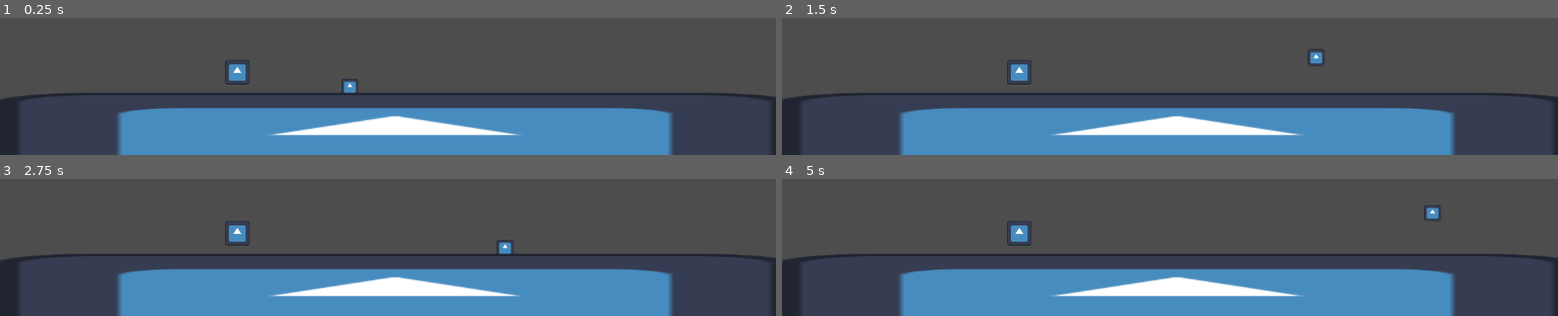
Above: before the commit, frames 1-4 (two rows, left to right).
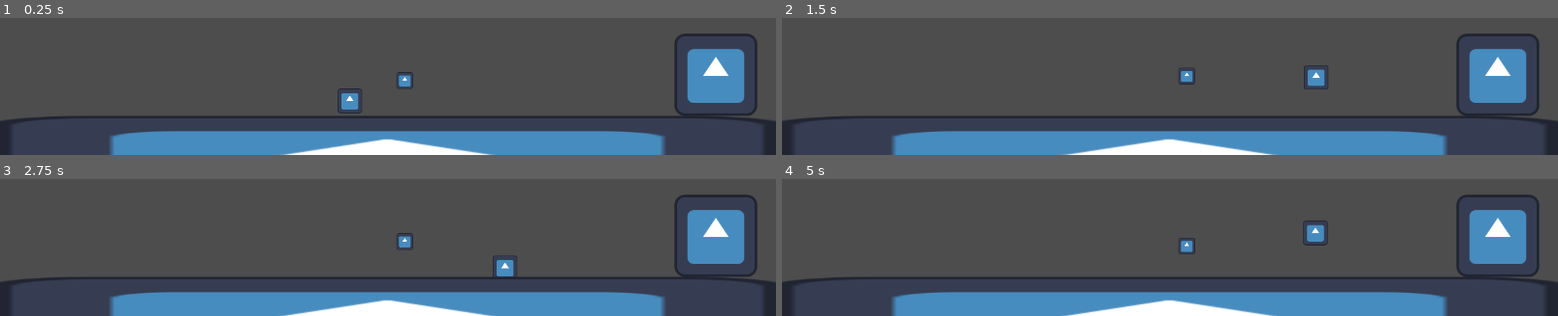
Above: after the commit, the same moments.

Repository: Kapioga/Gopher-Goble
Game: Godot game, scene res://Scenes/Game_Main.tscn
Two runs of this game, one before a commit and one after it. Both use one fixed random seed, a clock stepped at 60 frames per second and the inputs below. The engine's default icon, where the game draws it, is replaced by a stand-in: a white triangle on a blue panel in a dark square.
Inputs:
- Up to frame 1 (0.25 s): no input
- Up to frame 2 (1.5 s): tap Enter (ui_accept) at 0.5, 0.6, 0.77, 1.07, 1.35 s; hold Right (Right) from 0.53 s (still down)
- Up to frame 3 (2.75 s): tap Enter (ui_accept) at 1.52, 1.82, 2.1 s; release Right (Right) at 2.03 s; hold Left (Left) from 2.03 s (still down)
- Up to frame 4 (5 s): release Left (Left) at 2.78 s; hold Right (Right) 2.78-4.28 s; tap Enter (ui_accept) at 2.85, 3.02, 3.32, 3.6, 3.77, 4.07, 4.35, 4.52, 4.82 s; hold Left (Left) from 4.28 s (still down)

The runs differ from the first frame. In frame 1, 23% of the frame differs, in the area x 0-100%, y 11-100%; in frame 2, 23%; in frame 3, 23%; in frame 4, 23%.

Commit message:
Added Gopher to scene

Diff:
--- a/Player.gd
+++ /dev/null
@@ -1,41 +0,0 @@
-extends CharacterBody2D
-
-@onready var collision_shape_2d = $CollisionShape2D
-
-const SPEED = 300.0
-const JUMP_VELOCITY = -400.0
-
-# Get the gravity from the project settings to be synced with RigidBody nodes.
-var gravity = ProjectSettings.get_setting("physics/2d/default_gravity")
-
-
-func _physics_process(delta):
-	gravity_check(delta)
-	jump()
-	controls_dir()
-	crouch()
-
-	move_and_slide()
-
-func gravity_check(delta):
-	if not is_on_floor():
-		velocity.y += gravity * delta
-
-func controls_dir():
-	var direction = Input.get_axis("Left", "Right")
-	if direction:
-		velocity.x = direction * SPEED
-	else:
-		velocity.x = move_toward(velocity.x, 0, SPEED)
-
-func jump():
-	if Input.is_action_just_pressed("ui_accept") and is_on_floor():
-		velocity.y = JUMP_VELOCITY
-
-func crouch():
-	if Input.is_action_just_pressed("Down") and is_on_floor():
-		collision_shape_2d.scale.y = 0.2
-		collision_shape_2d.position.y = -5
-	elif Input.is_action_just_released("Down") and is_on_floor():
-		collision_shape_2d.scale.y = 1
-		collision_shape_2d.position.y = 0
--- a/Scenes/Game_Main.tscn
+++ b/Scenes/Game_Main.tscn
@@ -1,17 +1,20 @@
 [gd_scene load_steps=5 format=3 uid="uid://cu6ok5yyteb2j"]
 
-[ext_resource type="Script" path="res://Scripts/Game_Main.gd" id="1_kcthu"]
 [ext_resource type="PackedScene" uid="uid://ba3pp6fceq343" path="res://Scenes/Player.tscn" id="2_rhvfy"]
+[ext_resource type="PackedScene" uid="uid://bnxg1bnc0uwse" path="res://Scenes/Vegetable.tscn" id="3_1isrd"]
 [ext_resource type="PackedScene" uid="uid://caqqaot1qaopc" path="res://Scenes/Platform.tscn" id="3_rcexr"]
-[ext_resource type="PackedScene" uid="uid://jjigd0818ewk" path="res://Scenes/vegetables.tscn" id="4_np15n"]
+[ext_resource type="PackedScene" uid="uid://ca3pdihfb255" path="res://Scenes/gopher.tscn" id="4_nnyj8"]
 
 [node name="GameMain" type="Node2D"]
-script = ExtResource("1_kcthu")
 
 [node name="Player" parent="." instance=ExtResource("2_rhvfy")]
 position = Vector2(541, 283)
 
-[node name="StaticBody2D" parent="." instance=ExtResource("3_rcexr")]
+[node name="Platform" parent="." instance=ExtResource("3_rcexr")]
+position = Vector2(599, 403)
 
-[node name="Vegetables" parent="." instance=ExtResource("4_np15n")]
-position = Vector2(367, 271)
+[node name="Veggie" parent="." instance=ExtResource("3_1isrd")]
+position = Vector2(626, 291)
+
+[node name="Gopher" parent="." instance=ExtResource("4_nnyj8")]
+position = Vector2(1107, 275)
--- a/Scenes/Platform.tscn
+++ b/Scenes/Platform.tscn
@@ -3,15 +3,14 @@
 [ext_resource type="Texture2D" uid="uid://yjl2s5idrpga" path="res://icon.svg" id="1_ihswc"]
 
 [sub_resource type="RectangleShape2D" id="RectangleShape2D_g1ewx"]
-size = Vector2(1253, 108)
+size = Vector2(1253, 122)
 
 [node name="Platform" type="StaticBody2D"]
 
 [node name="Sprite2D" type="Sprite2D" parent="."]
-position = Vector2(610.75, 367)
 scale = Vector2(9.69141, 1)
 texture = ExtResource("1_ihswc")
 
 [node name="CollisionShape2D" type="CollisionShape2D" parent="."]
-position = Vector2(609, 358)
+position = Vector2(0, -7)
 shape = SubResource("RectangleShape2D_g1ewx")
--- a/Scenes/Player.tscn
+++ b/Scenes/Player.tscn
@@ -1,16 +1,25 @@
-[gd_scene load_steps=4 format=3 uid="uid://ba3pp6fceq343"]
+[gd_scene load_steps=5 format=3 uid="uid://ba3pp6fceq343"]
 
-[ext_resource type="Script" path="res://Player.gd" id="1_erj6p"]
+[ext_resource type="Script" path="res://Scripts/Player.gd" id="1_y1cr8"]
 [ext_resource type="Texture2D" uid="uid://yjl2s5idrpga" path="res://icon.svg" id="2_jnavv"]
 
 [sub_resource type="RectangleShape2D" id="RectangleShape2D_7jssq"]
 
+[sub_resource type="RectangleShape2D" id="RectangleShape2D_lmrs2"]
+size = Vector2(36, 36)
+
 [node name="Player" type="CharacterBody2D"]
-script = ExtResource("1_erj6p")
+position = Vector2(0, -13)
+script = ExtResource("1_y1cr8")
 
 [node name="Sprite2D" type="Sprite2D" parent="."]
-scale = Vector2(0.2, 0.2)
+scale = Vector2(0.3, 0.3)
 texture = ExtResource("2_jnavv")
 
 [node name="CollisionShape2D" type="CollisionShape2D" parent="."]
 shape = SubResource("RectangleShape2D_7jssq")
+
+[node name="DetectVeggie" type="Area2D" parent="." groups=["Player"]]
+
+[node name="CollisionShape2D" type="CollisionShape2D" parent="DetectVeggie"]
+shape = SubResource("RectangleShape2D_lmrs2")
--- /dev/null
+++ b/Scenes/Vegetable.tscn
@@ -0,0 +1,71 @@
+[gd_scene load_steps=8 format=3 uid="uid://bnxg1bnc0uwse"]
+
+[ext_resource type="Script" path="res://Scripts/vegetables.gd" id="1_g6nu7"]
+[ext_resource type="Texture2D" uid="uid://yjl2s5idrpga" path="res://icon.svg" id="1_wcyx6"]
+
+[sub_resource type="RectangleShape2D" id="RectangleShape2D_wvhoe"]
+size = Vector2(20, 44)
+
+[sub_resource type="Animation" id="Animation_0wdvj"]
+resource_name = "Idle"
+loop_mode = 1
+tracks/0/type = "value"
+tracks/0/imported = false
+tracks/0/enabled = true
+tracks/0/path = NodePath("Sprite2D:position")
+tracks/0/interp = 1
+tracks/0/loop_wrap = true
+tracks/0/keys = {
+"times": PackedFloat32Array(0, 0.5, 1),
+"transitions": PackedFloat32Array(1, 1, 1),
+"update": 0,
+"values": [Vector2(0, 0), Vector2(0, -14), Vector2(0, 0)]
+}
+
+[sub_resource type="Animation" id="Animation_wainr"]
+length = 0.001
+tracks/0/type = "value"
+tracks/0/imported = false
+tracks/0/enabled = true
+tracks/0/path = NodePath("Sprite2D:position")
+tracks/0/interp = 1
+tracks/0/loop_wrap = true
+tracks/0/keys = {
+"times": PackedFloat32Array(0),
+"transitions": PackedFloat32Array(1),
+"update": 0,
+"values": [Vector2(0, 0)]
+}
+
+[sub_resource type="AnimationLibrary" id="AnimationLibrary_jgyxc"]
+_data = {
+"Idle": SubResource("Animation_0wdvj"),
+"RESET": SubResource("Animation_wainr")
+}
+
+[sub_resource type="RectangleShape2D" id="RectangleShape2D_7b24k"]
+size = Vector2(28, 27)
+
+[node name="Veggie" type="AnimatableBody2D"]
+script = ExtResource("1_g6nu7")
+
+[node name="CollisionShape2D" type="CollisionShape2D" parent="."]
+visible = false
+position = Vector2(-1, -1)
+shape = SubResource("RectangleShape2D_wvhoe")
+
+[node name="Sprite2D" type="Sprite2D" parent="."]
+scale = Vector2(0.2, 0.2)
+texture = ExtResource("1_wcyx6")
+
+[node name="AnimationPlayer" type="AnimationPlayer" parent="."]
+autoplay = "Idle"
+libraries = {
+"": SubResource("AnimationLibrary_jgyxc")
+}
+
+[node name="Area2D" type="Area2D" parent="." groups=["Veggie"]]
+
+[node name="CollisionShape2D" type="CollisionShape2D" parent="Area2D"]
+position = Vector2(0, -0.5)
+shape = SubResource("RectangleShape2D_7b24k")
--- /dev/null
+++ b/Scenes/gopher.tscn
@@ -0,0 +1,26 @@
+[gd_scene load_steps=4 format=3 uid="uid://ca3pdihfb255"]
+
+[ext_resource type="Texture2D" uid="uid://yjl2s5idrpga" path="res://icon.svg" id="1_x60de"]
+
+[sub_resource type="RectangleShape2D" id="RectangleShape2D_w8bfn"]
+size = Vector2(121, 127)
+
+[sub_resource type="RectangleShape2D" id="RectangleShape2D_1fyyo"]
+size = Vector2(116, 122)
+
+[node name="Gopher" type="StaticBody2D"]
+
+[node name="AnimationPlayer" type="AnimationPlayer" parent="."]
+
+[node name="Sprite2D" type="Sprite2D" parent="."]
+texture = ExtResource("1_x60de")
+
+[node name="CollisionShape2D" type="CollisionShape2D" parent="."]
+position = Vector2(-1.5, -0.5)
+shape = SubResource("RectangleShape2D_w8bfn")
+
+[node name="Detect food" type="Area2D" parent="."]
+
+[node name="CollisionShape2D" type="CollisionShape2D" parent="Detect food"]
+position = Vector2(1, 0)
+shape = SubResource("RectangleShape2D_1fyyo")
--- a/Scenes/vegetables.tscn
+++ /dev/null
@@ -1,14 +0,0 @@
-[gd_scene load_steps=3 format=3 uid="uid://jjigd0818ewk"]
-
-[ext_resource type="Texture2D" uid="uid://yjl2s5idrpga" path="res://icon.svg" id="1_se0xm"]
-
-[sub_resource type="RectangleShape2D" id="RectangleShape2D_j80bf"]
-
-[node name="Vegetables" type="CharacterBody2D"]
-
-[node name="Sprite2D" type="Sprite2D" parent="."]
-scale = Vector2(0.3, 0.3)
-texture = ExtResource("1_se0xm")
-
-[node name="CollisionShape2D" type="CollisionShape2D" parent="."]
-shape = SubResource("RectangleShape2D_j80bf")
--- a/Scripts/Game_Main.gd
+++ b/Scripts/Game_Main.gd
@@ -9,3 +9,5 @@
 # Called every frame. 'delta' is the elapsed time since the previous frame.
 func _process(delta):
 	pass
+
+func
--- /dev/null
+++ b/Scripts/Player.gd
@@ -0,0 +1,44 @@
+extends CharacterBody2D
+
+@onready var collision_shape_2d = $CollisionShape2D
+
+const SPEED = 300.0
+const JUMP_VELOCITY = -400.0
+
+# Get the gravity from the project settings to be synced with RigidBody nodes.
+var gravity = ProjectSettings.get_setting("physics/2d/default_gravity")
+
+
+func _physics_process(delta):
+	gravity_check(delta)
+	jump()
+	controls_dir()
+	crouch()
+
+	move_and_slide()
+
+func gravity_check(delta):
+	if not is_on_floor():
+		velocity.y += gravity * delta
+
+func controls_dir():
+	var direction = Input.get_axis("Left", "Right")
+	if direction:
+		velocity.x = direction * SPEED
+	else:
+		velocity.x = move_toward(velocity.x, 0, SPEED)
+
+func jump():
+	if Input.is_action_just_pressed("ui_accept") and is_on_floor():
+		velocity.y = JUMP_VELOCITY
+
+func crouch():
+	if Input.is_action_just_pressed("Down") and is_on_floor():
+		collision_shape_2d.scale.y = 0.2
+		collision_shape_2d.position.y = -5
+	elif Input.is_action_just_released("Down") and is_on_floor():
+		collision_shape_2d.scale.y = 1
+		collision_shape_2d.position.y = 0
+
+func Emitgrab():
+	pass
--- a/Scripts/vegetables.gd
+++ b/Scripts/vegetables.gd
@@ -1,6 +1,7 @@
-extends CharacterBody2D
+extends StaticBody2D
 
 @onready var player_p = get_node("res://Scenes/Player.tscn")
+@onready var veggie = $"."
 
 # Called when the node enters the scene tree for the first time.
 func _ready():
--- a/project.godot
+++ b/project.godot
@@ -36,7 +36,8 @@
 }
 Space={
 "deadzone": 0.5,
-"events": [Object(InputEventKey,"resource_local_to_scene":fa …(140 unchanged characters)… d":false,"keycode":0,"physical_keycode":32,"key_label":0,"unicode":32,"echo":false,"script":null)
+"events": [Object(InputEventKey,"resource_local_to_scene":fa …(140 unchanged characters)… d":false,"keycode":0,"physical_keycode":4194320,"key_label":0,"unicode":0,"echo":false,"script":null)
+, Object(InputEventKey,"resource_local_to_scene":false,"resource_name":"","device":-1,"window_id":0,"alt_pressed":false,"shift_pressed":false,"ctrl_pressed":false,"meta_pressed":false,"pressed":false,"keycode":0,"physical_keycode":32,"key_label":0,"unicode":32,"echo":false,"script":null)
 ]
 }
 Down={
Not shown, added: Planning/Gopher walk mayhaps.clip
